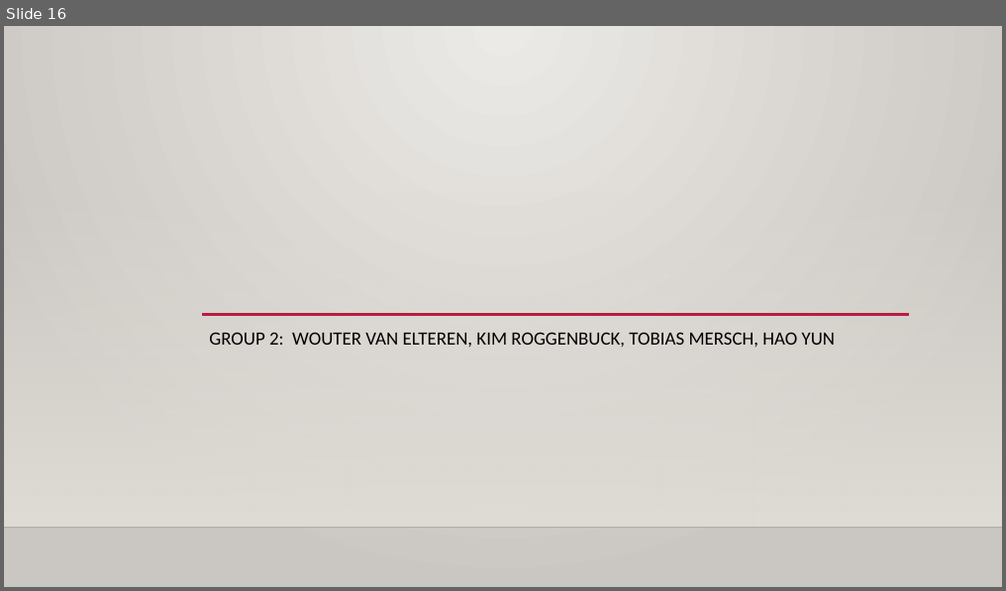
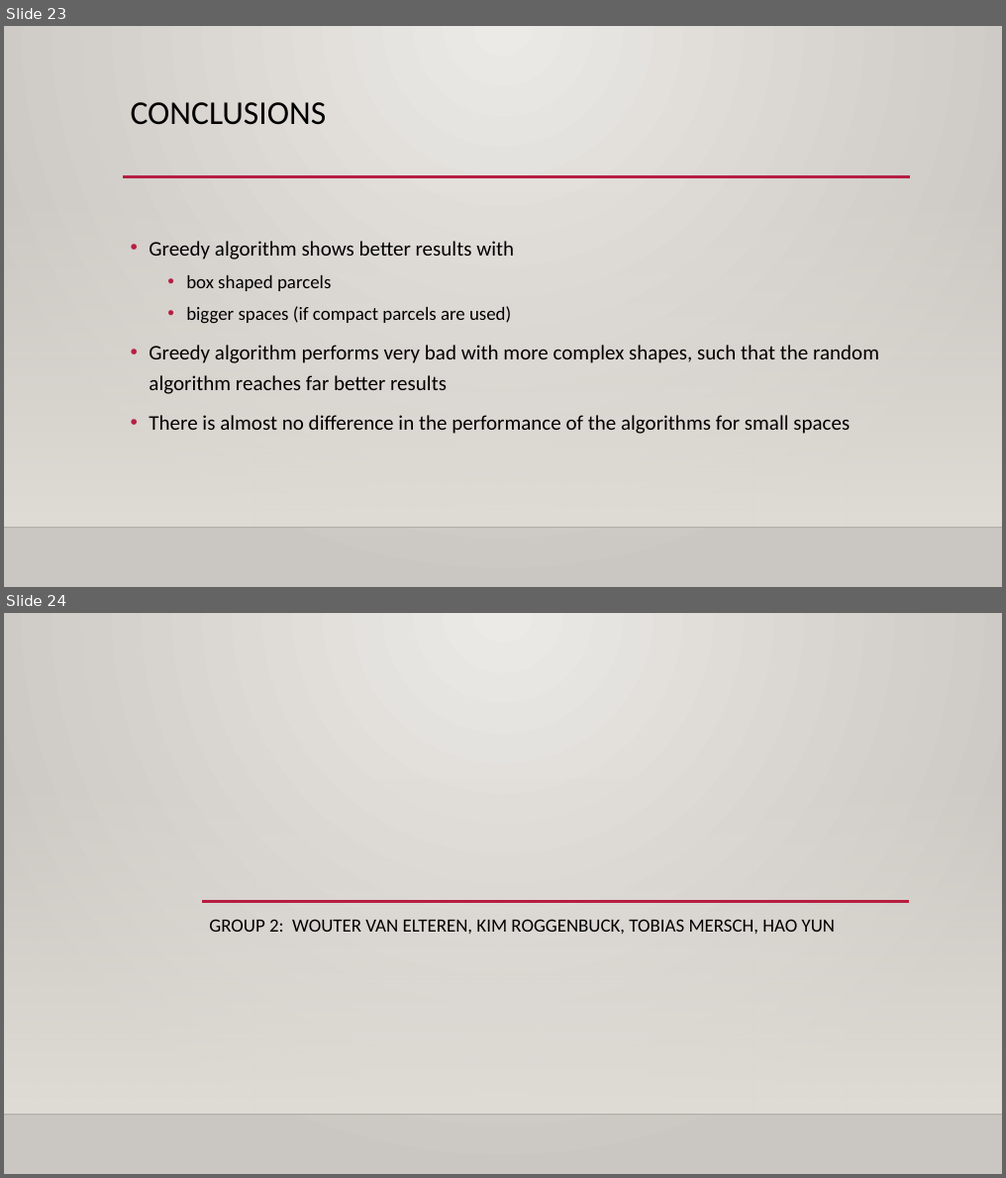
Before and after one commit to 31l3311/Pentominoes, a slide deck: project 3.pptx. Shown one above the other, each under a label of ours: slide 16 before the commit, slides 23 and 24 after it. The pictures are 1006x591 and 1006x1178 pixels, drawn with LibreOffice and Linux fonts; fonts in the diff are those of the drawing; background and template pictures are left out. Boxes give left, top, right and bottom in pixels: in the first picture for what was removed or moved away, otherwise in the second. Text is boxed around its words. In the diff, an @@ line names an element or a change of style, - is before the commit and + after.

```diff
--- a/project 3.pptx
+++ b/project 3.pptx
@@ slide 23 added at (4, 26, 1002, 587), background gradient #ECEAE7 to #CAC7C1; not listed: 2 template elements that a slide beside it also shows @@
@@ title added at (131, 102, 327, 125), 32 pt, text #000000 @@
+CONCLUSIONS
@@ line added from (123, 177) to (910, 177), #B71E42 2.5 pt @@
@@ text added at (149, 241, 879, 434), 20 pt, text #000000 @@
+• Greedy algorithm shows better results with
+  • box shaped parcels
+  • bigger spaces (if compact parcels are used)
+• Greedy algorithm performs very bad with more complex shapes, such that the random algorithm reaches far better results
+• There is almost no difference in the performance of the algorithms for small spaces
@@ what was slide 16 is now slide 24 @@
```
Also in this commit, not shown: 8 slides changed, 9 other slides added, 2 slides removed.
